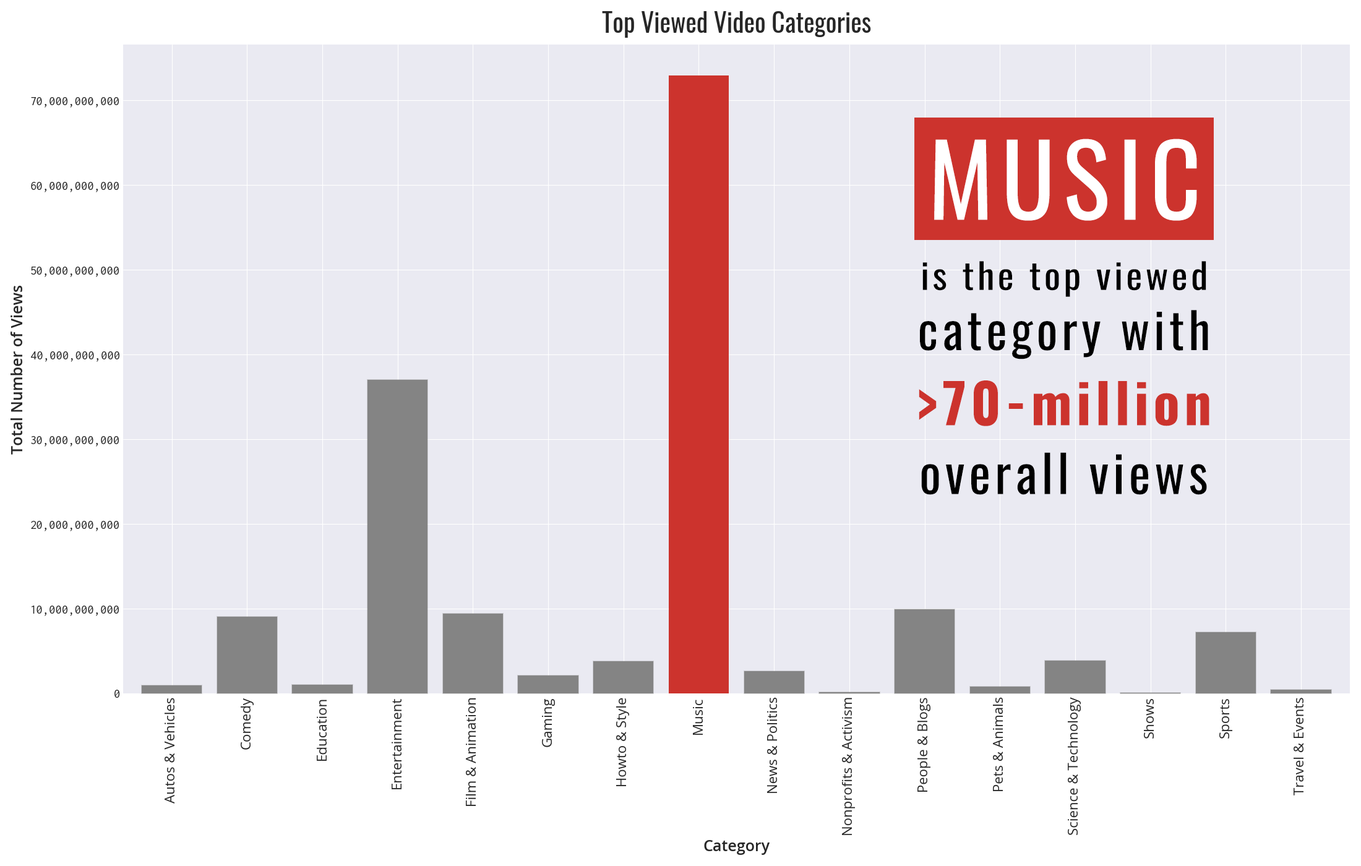
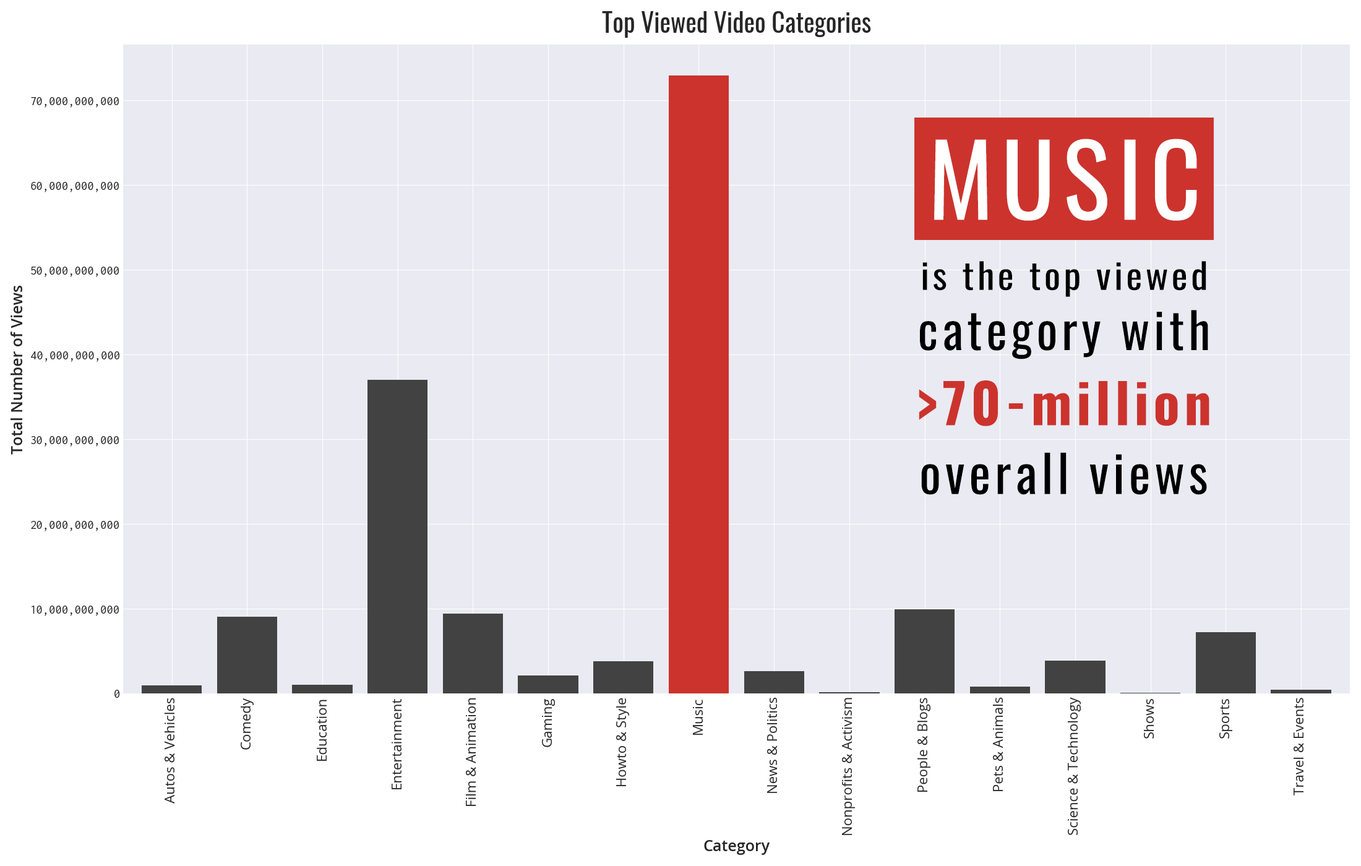
Two versions of the same layered image (1361x866). Layer-by-layer changes:
hid "Layer 0 copy" over [141, 379, 1333, 695]
